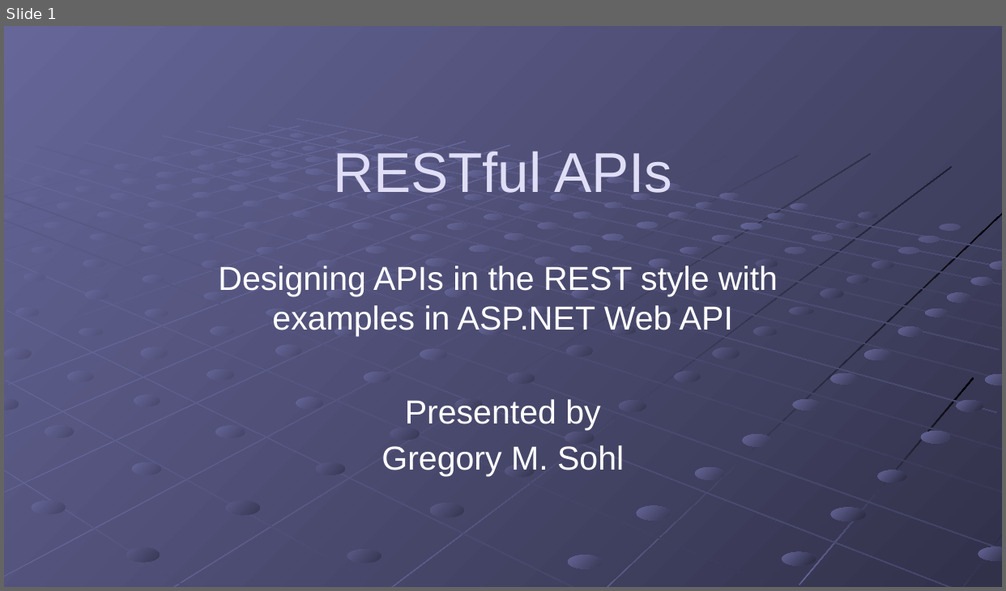
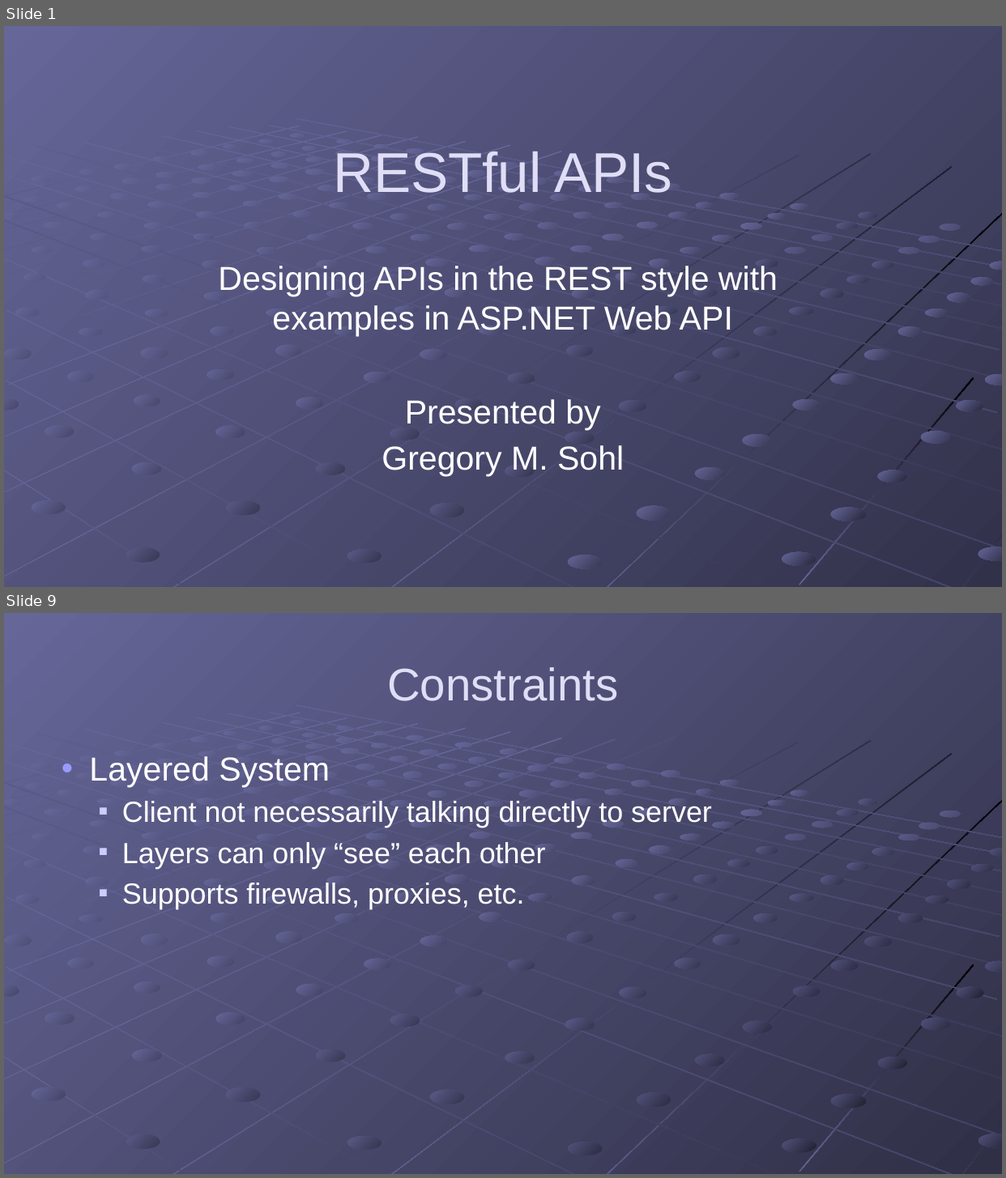
Before and after one commit to gregsohl/RESTFul_API_Presentation, a slide deck: Presentation/RESTful APIs.pptx. Shown one above the other, each under a label of ours: slide 1 before the commit, slides 1 and 9 after it; the slides between them are not shown. The pictures are 1006x591 and 1006x1178 pixels, drawn with LibreOffice and Linux fonts; fonts in the diff are those of the drawing. Boxes give left, top, right and bottom in pixels: in the first picture for what was removed or moved away, otherwise in the second. Text is boxed around its words. In the diff, an @@ line names an element or a change of style, - is before the commit and + after.

Commit message:
Almost done with Constraints in PPT

```diff
--- a/Presentation/RESTful APIs.pptx
+++ b/Presentation/RESTful APIs.pptx
@@ slide 9 added at <box>4,613,1002,1174</box>, background gradient #666699 to #49496D; not listed: 92 template elements that a slide beside it also shows @@
@@ title added at <box>387,667,618,701</box>, 44 pt, text #DFDEF6 @@
+Constraints
@@ text added at <box>89,756,712,909</box>, 28 pt, text #FFFFFF @@
+• Layered System
+  ■ Client not necessarily talking directly to server
+  ■ Layers can only “see” each other
+  ■ Supports firewalls, proxies, etc.
@@ group added at <box>4,705,1002,1174</box>: 104 ellipses, 19 rectangles @@
```
Also in this commit, not shown: 2 slides changed, 6 other slides added.
